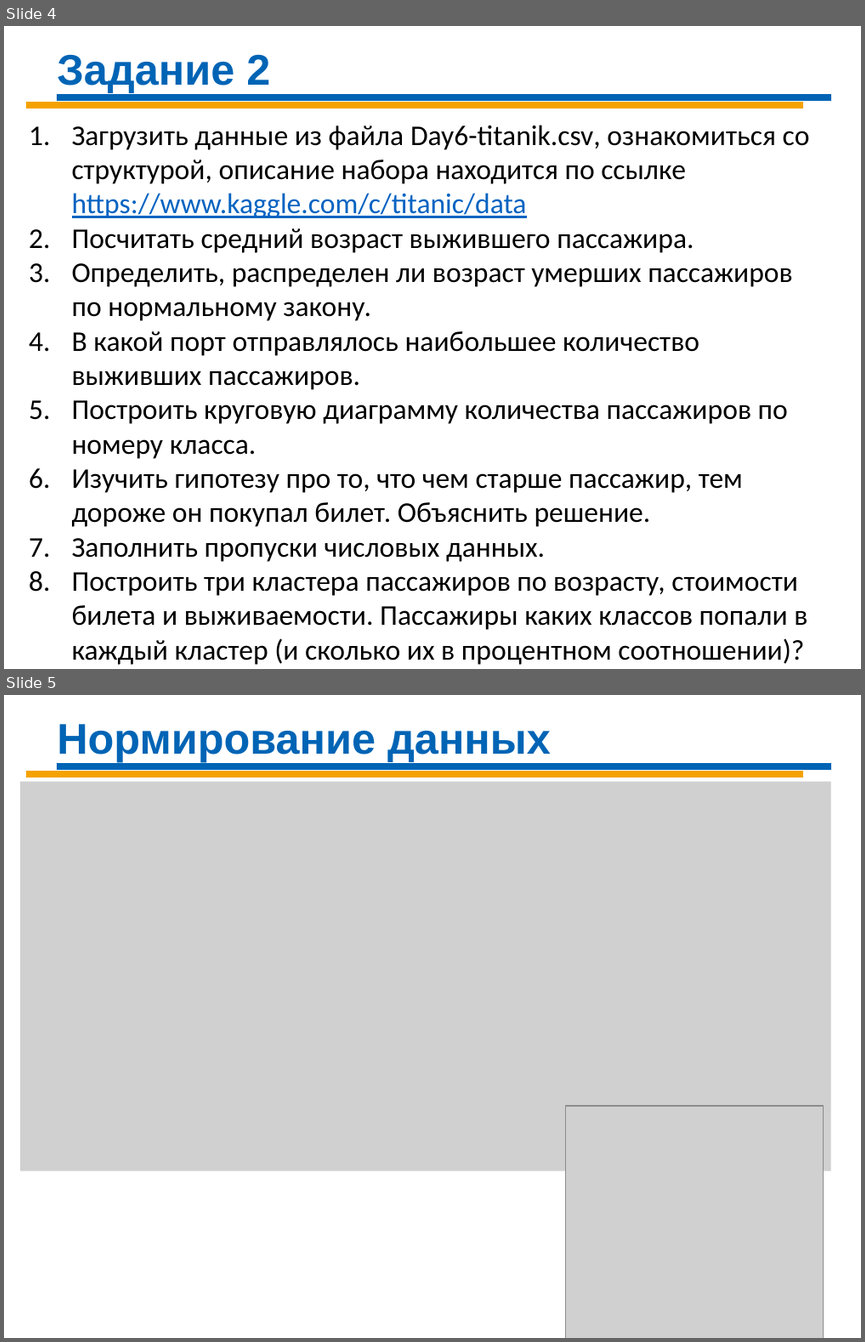
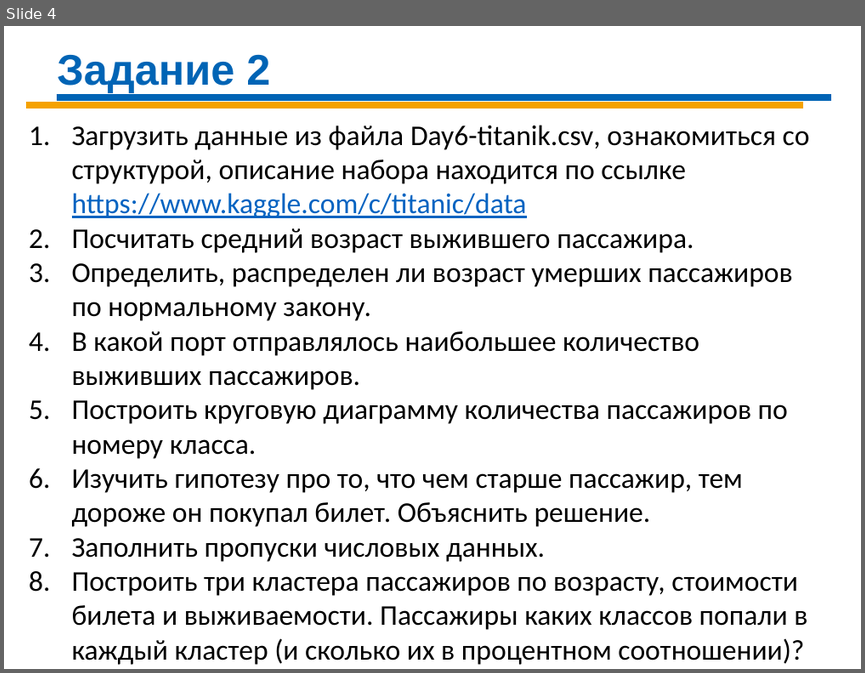
Before and after one commit to Demolis/Infopulse, a slide deck: Sat_Data_Science/DS-Day-06 R.pptx. Shown one above the other, each under a label of ours: slides 4 and 5 before the commit, slide 4 after it. The pictures are 865x1342 and 865x673 pixels, drawn with LibreOffice and Linux fonts; fonts in the diff are those of the drawing; grey boxes stand for pictures. Boxes give left, top, right and bottom in pixels: in the first picture for what was removed or moved away, otherwise in the second. Text is boxed around its words. In the diff, an @@ line names an element or a change of style, - is before the commit and + after.

```diff
--- a/Sat_Data_Science/DS-Day-06 R.pptx
+++ b/Sat_Data_Science/DS-Day-06 R.pptx
@@ slide 5 removed at [4, 695, 861, 1338], background #FFFFFF @@
@@ text removed at [57, 724, 551, 762] @@
-Нормирование данных
@@ line removed from (56, 766) to (831, 766) @@
@@ picture removed at [20, 782, 831, 1170] @@
@@ line removed from (26, 774) to (802, 774) @@
@@ picture removed at [565, 1106, 823, 1338] @@
```
Also in this commit, not shown: 1 other slide removed.
